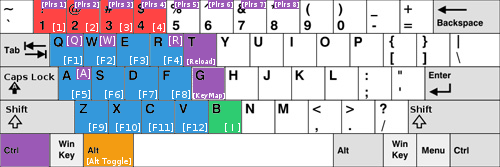
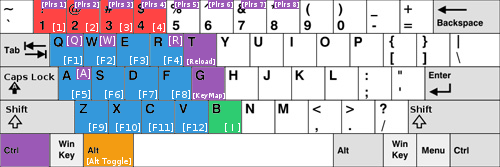
Before/after of a 500 × 167 layered artwork. What changed in the layer stack:
painted on "Pasted Layer" over (192, 67, 225, 100)
